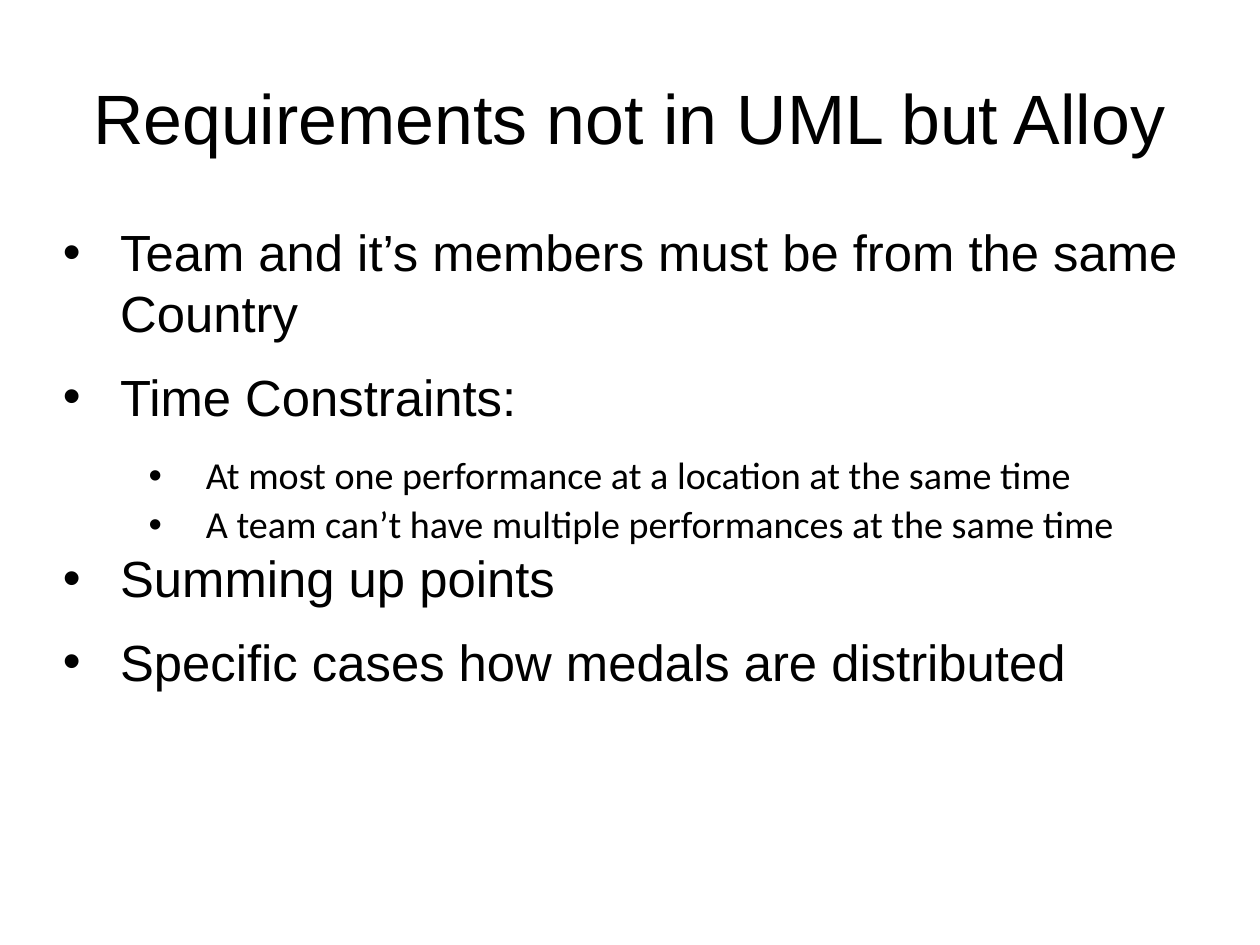
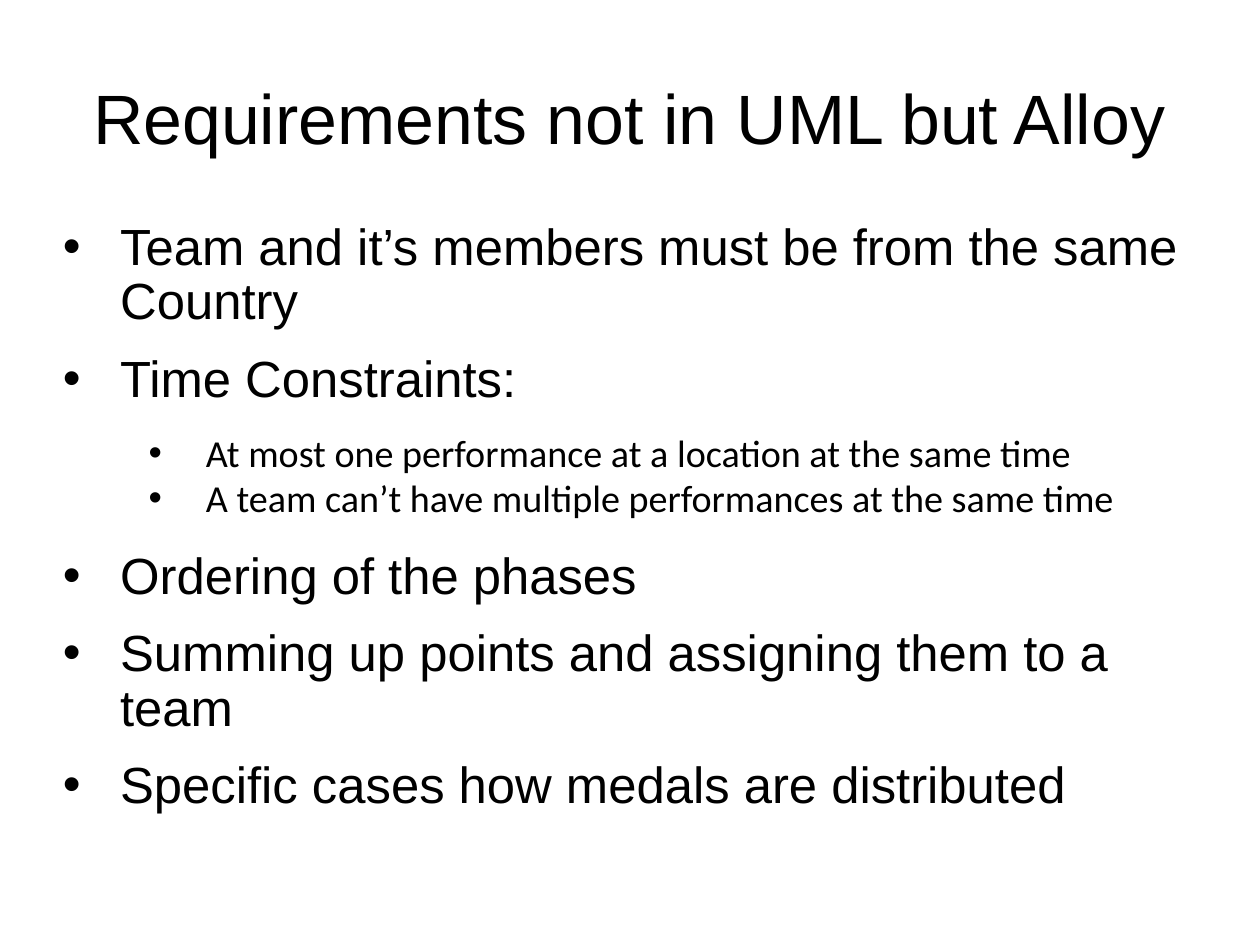
Before and after one commit to JonasMohler/SAE, a slide deck: slide 6 of Part_2/SAE-Präsi.odp (slide 3 before the commit). Drawn at 1260x945 pixels with LibreOffice and Linux fonts; fonts in the diff are those of the drawing. Boxes give left, top, right and bottom in pixels: in the first picture for what was removed or moved away, otherwise in the second. Text is boxed around its words. In the diff, an @@ line names an element or a change of style, - is before the commit and + after.

Commit message:
Added last part (point 2) & formating

```diff
--- a/Part_2/SAE-Präsi.odp
+++ b/Part_2/SAE-Präsi.odp
@@ text at bbox=[120, 228, 1177, 814]: line spacing 1 to 0.9; line spacing 0.9 to 0.8 @@
@@ text at bbox=[120, 557, 1108, 727]: text changed @@
-• Summing up points
+• Ordering of the phases
+• Summing up points and assigning them to a team
```
Also in this commit, not shown: 3 other slides changed, 4 slides added, 1 other file.
